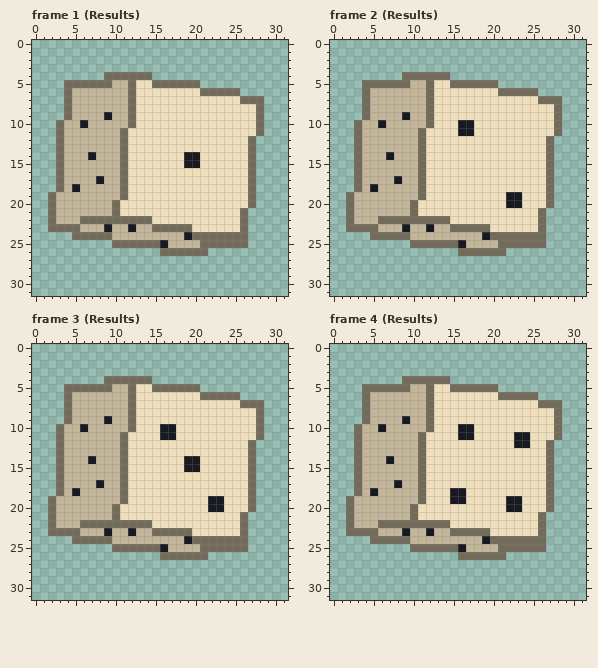
A pixel-art file gets an edit: assets/source/aseprite/dice/d6.aseprite. The picture above is the old version.
32x32 pixels, 6 frames. Colours within 5 levels of each other are drawn and written as one. Shown: frame 1 (Results), frame 2 (Results), frame 3 (Results), frame 4 (Results). The commit also changed other frames, which this record leaves out.
After the commit:
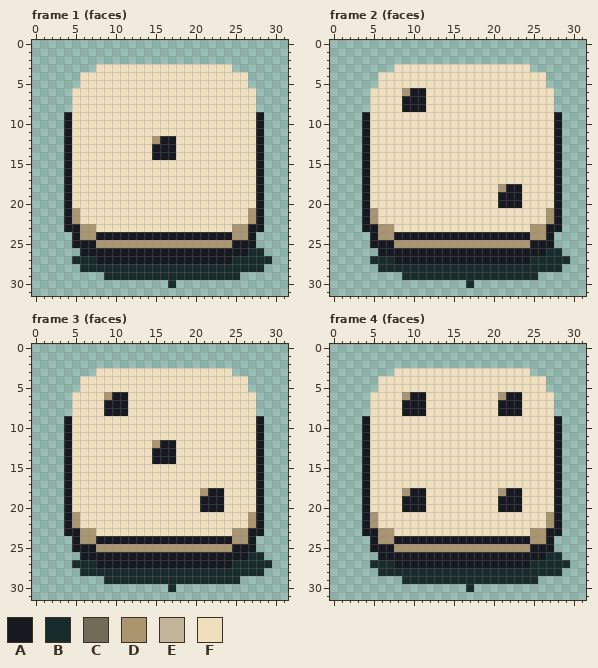
Palette (. is transparent): A #171921  B #172c2b  C #736b5a  D #ab956f  E #c2b599  F #f0dfbd
Difference:
Changed rows in their new state; - is an unchanged pixel.
Frame 1 (faces):
first column x 2:
 3 ------FFFFFFFFFFFFFFFFF-----
 4 ----FFFFFFFFFFFFFFFFFFFFF---
 5 --..FFFFFFF--FFFFFFFFFFFF---
 6 --.FFFFFFFF--------FFFFFFF--
 7 --.FFFFFFFF-------------FF.-
 8 --.FFFFFFFF---------------.-
 9 --AFFFFFFFF---------------A-
10 -.AFFFFFFFF---------------A-
11 -.AFFFFFFF----------------A-
12 -.AFFFFFFF---DAA---------FA-
13 -.AFFFFFFF---AAA---------FA-
14 -.AFFFFFFF---AAA-FF------FA-
15 -.AFFFFFFF-------FF------FA-
16 -.AFFFFFFF---------------FA-
17 -.AFFFFFFF---------------FA-
18 -.AFFFFFFF---------------FA-
19 ..AFFFFFFF---------------FA-
20 ..AFFFFFF----------------FA-
21 ..ADFFFFF---------------FDA-
22 ..ADFFFFFFFFF-----------FDA-
23 ..AADDFFFFFFFFFFFF-----DDAA-
24 ---ADDAAAAAAAAAAA-AAAAADDA--
25 ---AAADDDDDDDDDDDDDDDDDAAA--
26 ----AAAAAAAAAAAAAAAAAAAAABB-
27 ---BBBAAAAAAAAAAAAAAAAABBBBB
28 ----BBBBBBBBBBBBBBBBBBBBBBB-
29 -------BBBBBBBBBBBBBBBBB----
30 ---------------B------------
Frame 2 (faces):
first column x 2:
 3 ------FFFFFFFFFFFFFFFFF-----
 4 ----FFFFFFFFFFFFFFFFFFFFF---
 5 --..FFFFFFF--FFFFFFFFFFFF---
 6 --.FFFFDAAF--------FFFFFFF--
 7 --.FFFFAAAF-------------FF.-
 8 --.FFFFAAAF---------------.-
 9 --AFFFFFFFF---------------A-
10 -.AFFFFFFFF---FF----------A-
11 -.AFFFFFFF----FF----------A-
12 -.AFFFFFFF---------------FA-
13 -.AFFFFFFF---------------FA-
14 -.AFFFFFFF---------------FA-
15 -.AFFFFFFF---------------FA-
16 -.AFFFFFFF---------------FA-
17 -.AFFFFFFF---------------FA-
18 -.AFFFFFFF---------DAA---FA-
19 ..AFFFFFFF---------A-----FA-
20 ..AFFFFFF----------A-----FA-
21 ..ADFFFFF---------------FDA-
22 ..ADFFFFFFFFF-----------FDA-
23 ..AADDFFFFFFFFFFFF-----DDAA-
24 ---ADDAAAAAAAAAAA-AAAAADDA--
25 ---AAADDDDDDDDDDDDDDDDDAAA--
26 ----AAAAAAAAAAAAAAAAAAAAABB-
27 ---BBBAAAAAAAAAAAAAAAAABBBBB
28 ----BBBBBBBBBBBBBBBBBBBBBBB-
29 -------BBBBBBBBBBBBBBBBB----
30 ---------------B------------
Frame 3 (faces):
first column x 2:
 3 ------FFFFFFFFFFFFFFFFF-----
 4 ----FFFFFFFFFFFFFFFFFFFFF---
 5 --..FFFFFFF--FFFFFFFFFFFF---
 6 --.FFFFDAAF--------FFFFFFF--
 7 --.FFFFAAAF-------------FF.-
 8 --.FFFFAAAF---------------.-
 9 --AFFFFFFFF---------------A-
10 -.AFFFFFFFF---FF----------A-
11 -.AFFFFFFF----FF----------A-
12 -.AFFFFFFF---DAA---------FA-
13 -.AFFFFFFF---AAA---------FA-
14 -.AFFFFFFF---AAA-FF------FA-
15 -.AFFFFFFF-------FF------FA-
16 -.AFFFFFFF---------------FA-
17 -.AFFFFFFF---------------FA-
18 -.AFFFFFFF---------DAA---FA-
19 ..AFFFFFFF---------A-----FA-
20 ..AFFFFFF----------A-----FA-
21 ..ADFFFFF---------------FDA-
22 ..ADFFFFFFFFF-----------FDA-
23 ..AADDFFFFFFFFFFFF-----DDAA-
24 ---ADDAAAAAAAAAAA-AAAAADDA--
25 ---AAADDDDDDDDDDDDDDDDDAAA--
26 ----AAAAAAAAAAAAAAAAAAAAABB-
27 ---BBBAAAAAAAAAAAAAAAAABBBBB
28 ----BBBBBBBBBBBBBBBBBBBBBBB-
29 -------BBBBBBBBBBBBBBBBB----
30 ---------------B------------
Frame 4 (faces):
first column x 2:
 3 ------FFFFFFFFFFFFFFFFF-----
 4 ----FFFFFFFFFFFFFFFFFFFFF---
 5 --..FFFFFFF--FFFFFFFFFFFF---
 6 --.FFFFDAAF--------DAAFFFF--
 7 --.FFFFAAAF--------AAA--FF.-
 8 --.FFFFAAAF--------AAA----.-
 9 --AFFFFFFFF---------------A-
10 -.AFFFFFFFF---FF----------A-
11 -.AFFFFFFF----FF-----FF---A-
12 -.AFFFFFFF-----------FF--FA-
13 -.AFFFFFFF---------------FA-
14 -.AFFFFFFF---------------FA-
15 -.AFFFFFFF---------------FA-
16 -.AFFFFFFF---------------FA-
17 -.AFFFFFFF---------------FA-
18 -.AFFFFDAA---FF----DAA---FA-
19 ..AFFFFAAA---FF----A-----FA-
20 ..AFFFFAAA---------A-----FA-
21 ..ADFFFFF---------------FDA-
22 ..ADFFFFFFFFF-----------FDA-
23 ..AADDFFFFFFFFFFFF-----DDAA-
24 ---ADDAAAAAAAAAAA-AAAAADDA--
25 ---AAADDDDDDDDDDDDDDDDDAAA--
26 ----AAAAAAAAAAAAAAAAAAAAABB-
27 ---BBBAAAAAAAAAAAAAAAAABBBBB
28 ----BBBBBBBBBBBBBBBBBBBBBBB-
29 -------BBBBBBBBBBBBBBBBB----
30 ---------------B------------
Where, in picture pixels (left, top, right, bottom), the same in both pictures:
changed: (48, 64, 272, 288)
changed: (346, 64, 570, 288)
changed: (48, 368, 272, 592)
changed: (346, 368, 570, 592)
